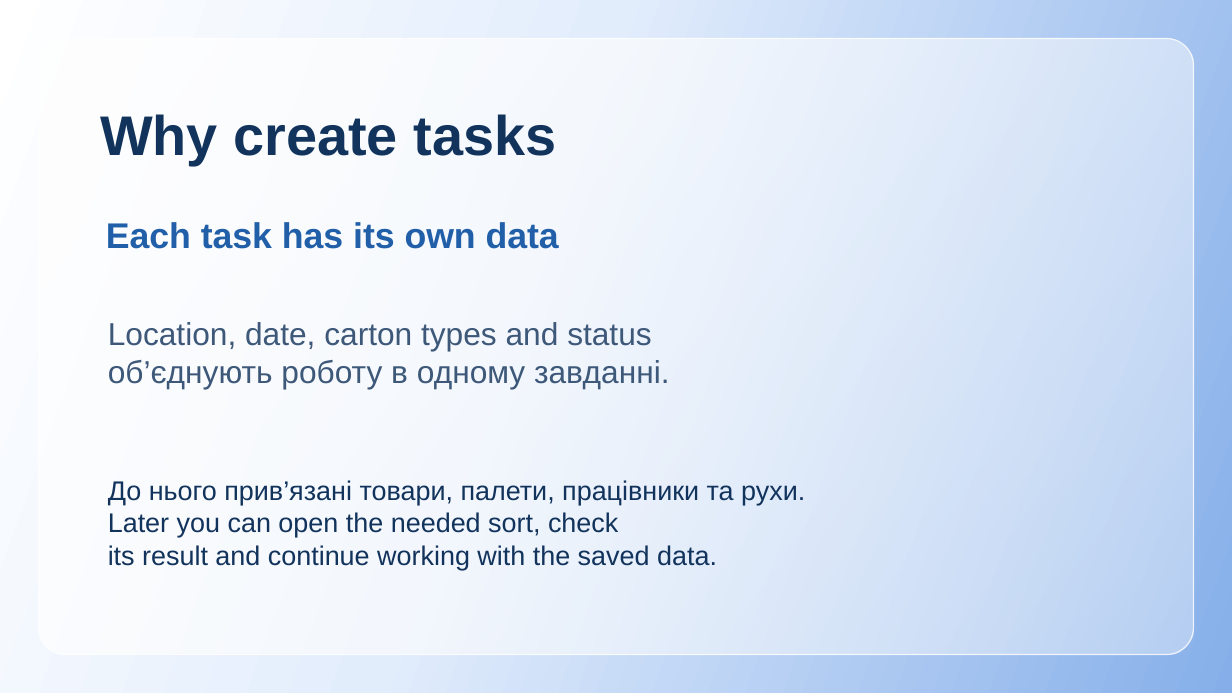
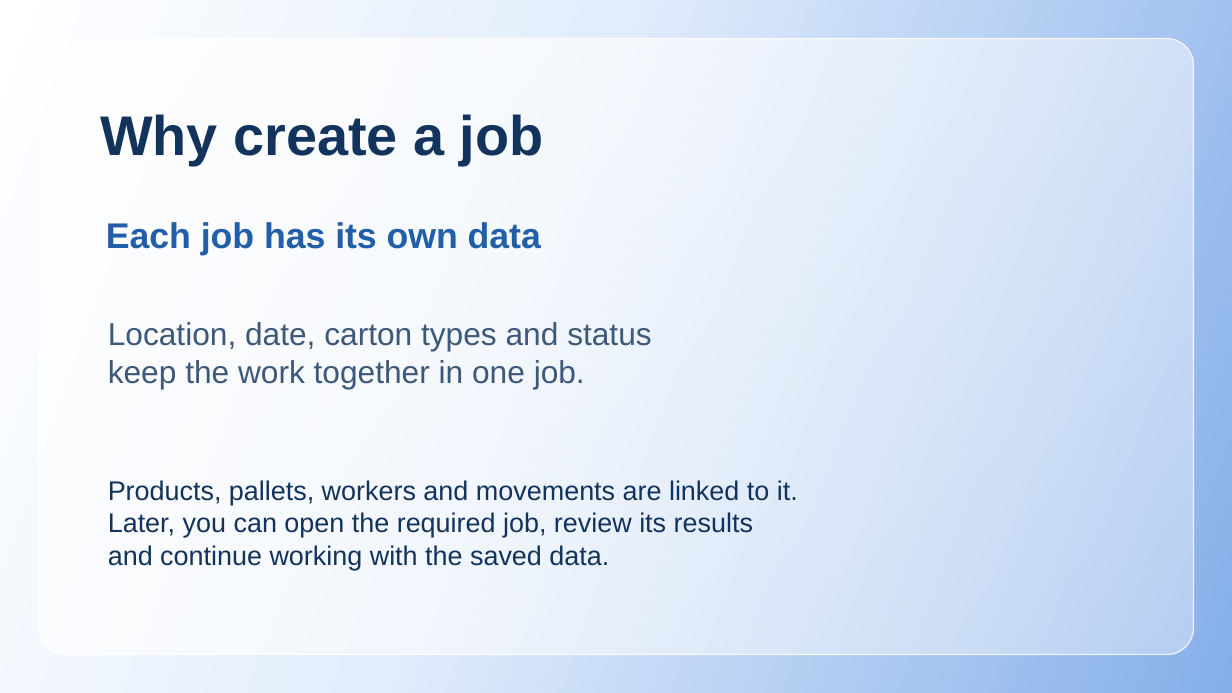
Before and after one commit to Van1shjod/warehouse_sort, a slide deck: slide 5 of presentation-en.pptx. Drawn at 1232x693 pixels with LibreOffice and Linux fonts; fonts in the diff are those of the drawing. Boxes give left, top, right and bottom in pixels: in the first picture for what was removed or moved away, otherwise in the second. Text is boxed around its words. In the diff, an @@ line names an element or a change of style, - is before the commit and + after.

```diff
--- a/presentation-en.pptx
+++ b/presentation-en.pptx
@@ text at box(100, 114, 544, 165): text changed @@
-Why create tasks
+Why create a job
@@ text at box(106, 222, 541, 255): text changed @@
-Each task has its own data
+Each job has its own data
@@ text at box(108, 360, 585, 389): text changed @@
-об’єднують роботу в одному завданні.
+keep the work together in one job.
@@ text at box(108, 480, 798, 570): text changed @@
-До нього прив’язані товари, палети, працівники та рухи.
-Later you can open the needed sort, check
-its result and continue working with the saved data.
+Products, pallets, workers and movements are linked to it.
+Later, you can open the required job, review its results
+and continue working with the saved data.
```
Also in this commit, not shown: 19 other slides changed, 3 other files.
